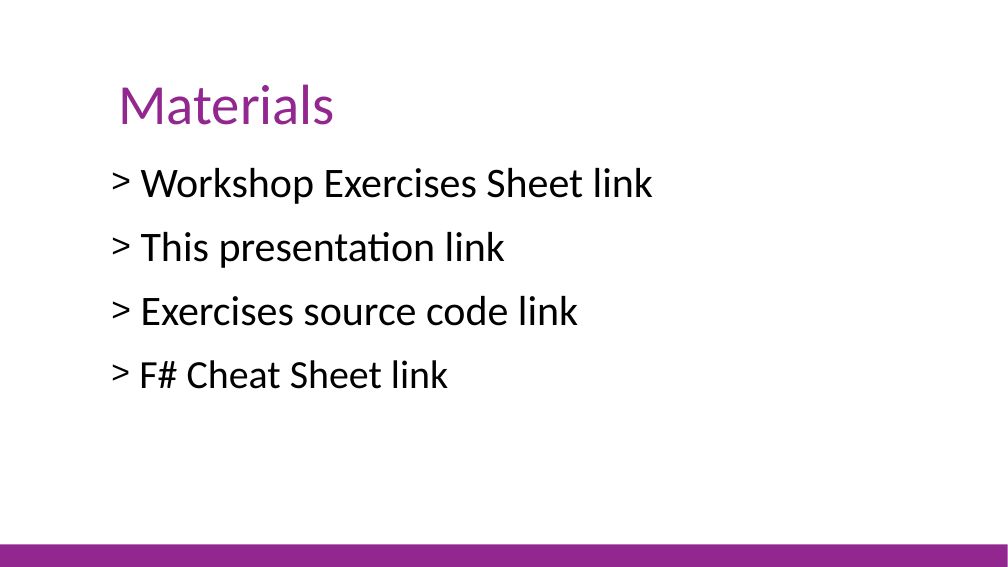
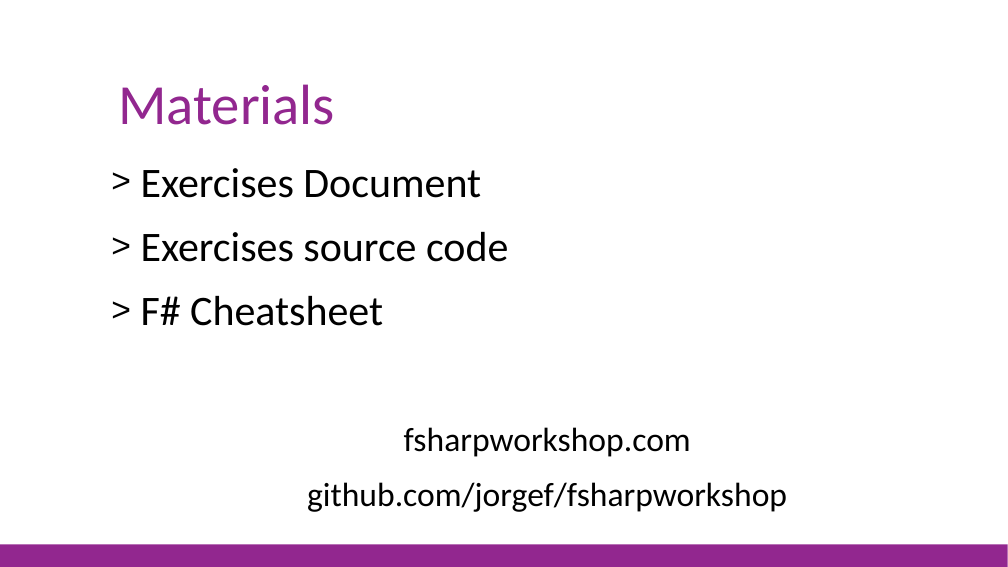
Before and after one commit to jorgef/fsharpworkshop, a slide deck: slide 4 of FSharpWorkshop_Slides.pptx. Drawn at 1008x567 pixels with LibreOffice and Linux fonts; fonts in the diff are those of the drawing. Boxes give left, top, right and bottom in pixels: in the first picture for what was removed or moved away, otherwise in the second. Text is boxed around its words. In the diff, an @@ line names an element or a change of style, - is before the commit and + after.

Commit message:
Updated presentation and exercises

```diff
--- a/FSharpWorkshop_Slides.pptx
+++ b/FSharpWorkshop_Slides.pptx
@@ text at [141,168,787,512]: text changed; size 40 to 32 pt @@
-> Workshop Exercises Sheet link
-> This presentation link
-> Exercises source code link
-> F# Cheat Sheet link
+> Exercises Document
+> Exercises source code
+> F# Cheatsheet
+fsharpworkshop.com
+github.com/jorgef/fsharpworkshop
```
Also in this commit, not shown: 14 other slides changed, 3 other files.
